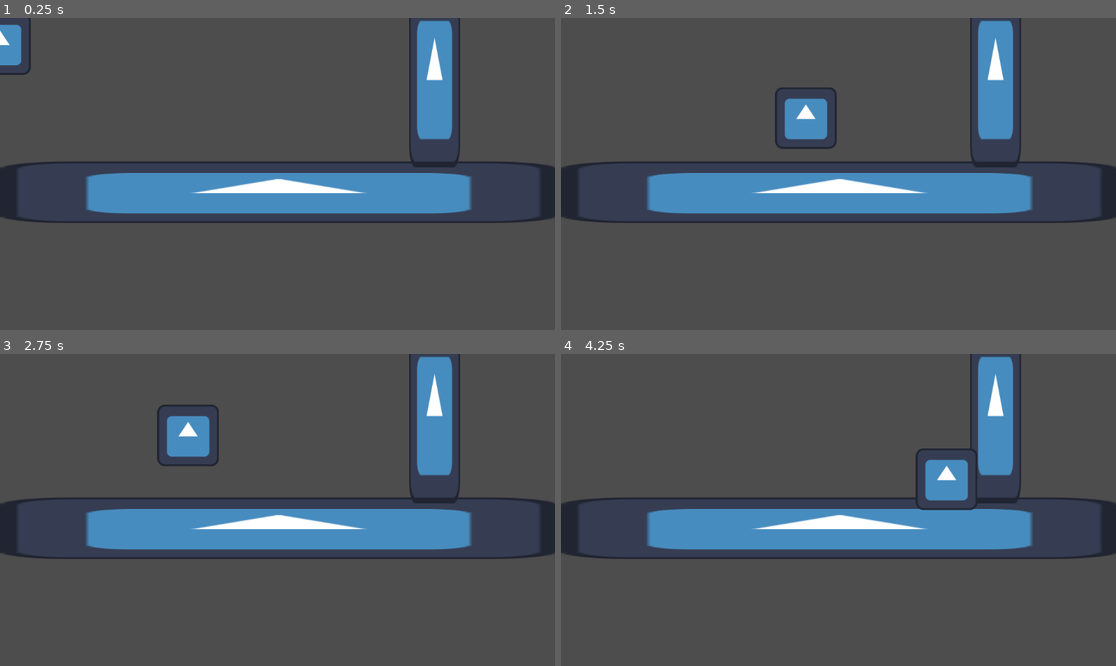
Above: before the commit, frames 1-4 (two rows, left to right).
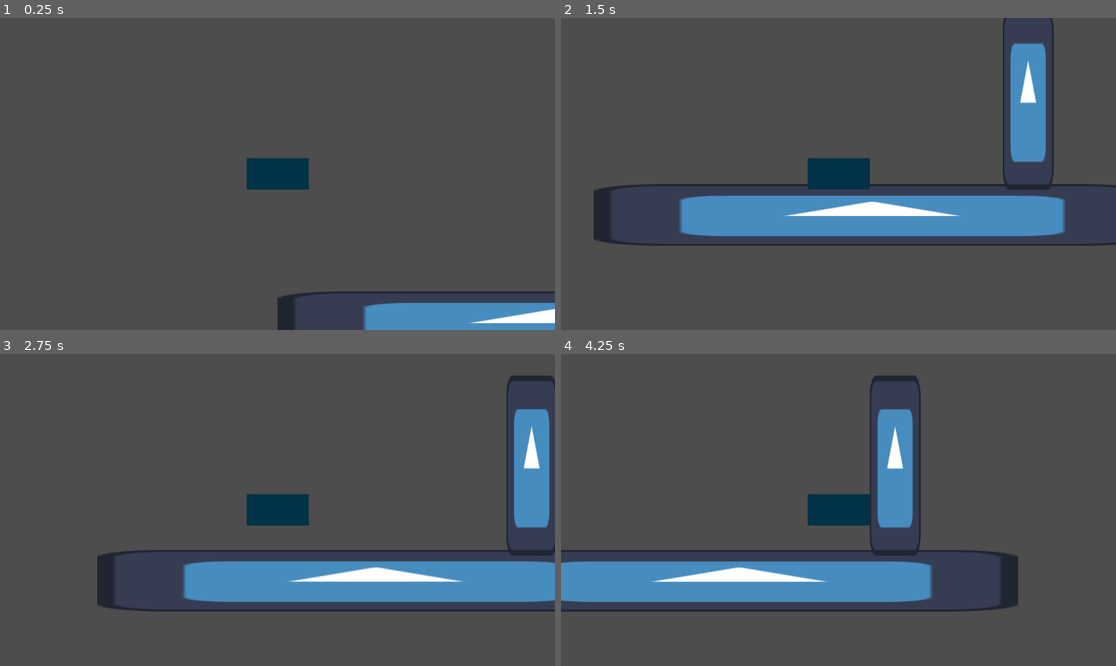
Above: after the commit, the same moments.

Repository: eagle3050/Jeff_the_land_shark_game
Game: Godot game, scene res://main.tscn
Two runs of this game, one before a commit and one after it. Both use one fixed random seed, a clock stepped at 60 frames per second and the inputs below. The engine's default icon, where the game draws it, is replaced by a stand-in: a white triangle on a blue panel in a dark square.
Inputs:
- Up to frame 1 (0.25 s): no input
- Up to frame 2 (1.5 s): hold D (right) from 0.53 s (still down); tap Shift (shark_mode) at 0.6 s; tap Space (jump) at 0.77, 0.8, 1.07, 1.35 s
- Up to frame 3 (2.75 s): tap Space (jump) at 1.52, 1.82, 2.3 s; tap Shift (shark_mode) at 1.55, 2.1 s; release D (right) at 2.03 s; hold A (left) from 2.03 s (still down)
- Up to frame 4 (4.25 s): release A (left) at 2.78 s; hold D (right) from 2.78 s (still down); tap Shift (shark_mode) at 2.85 s; tap Space (jump) at 3.02, 3.32, 3.6, 3.77, 4.07 s

The runs differ from the first frame. In frame 1, 19% of the frame differs, in the area x 0-100%, y 0-100%; in frame 2, 21%; in frame 3, 29%, in the area x 0-100%, y 0-83%; in frame 4, 28%.

Commit message:
95% done with wall swim
Added wall swim but without the falling = back to normal shark, changed jeff colour

Diff:
--- a/jeff.gd
+++ b/jeff.gd
@@ -2,7 +2,7 @@
 
 
 var speed = 300.0
-var jump_height = -500.0
+var jump_height = -550.0
 var can_shark_mode = true
 var in_shark_mode = false
 var on_wall = false
@@ -26,7 +26,7 @@
 
 	var direction_on_wall := Input.get_axis("up", "down")
 
-	if direction_on_wall:
+	if direction_on_wall and is_on_wall() and in_shark_mode:
 		velocity.y = direction_on_wall * speed
 		move_and_slide()
 
@@ -39,25 +39,39 @@
 
 	elif not is_on_wall() and not in_shark_mode:
 		on_wall = false
+	elif not is_on_wall() and in_shark_mode:
+		on_wall = false
+	#if not is_on_wall() and not is_on_ceiling() and not is_on_floor() and in_shark_mode:
+		#print("AHH")
+		#await get_tree().create_timer(1).timeout
+		#exit_shark_mode()
 
 func jump():
-	velocity.y = jump_height
+	if is_on_floor():
+		velocity.y = jump_height
 
 func enter_shark_mode():
+
 	can_shark_mode = false
 	in_shark_mode = true
 	speed = 800
-	scale.y = 0.2
+	scale.y = 0.6
+	scale.x = 0.2
 	$SharkModeDur.start()
 
 
 func exit_shark_mode():
+	#print("exited")
 	jump()
+	on_wall = false
 	in_shark_mode = false
 	can_shark_mode = true
 	speed = 500
 	scale.y = 1.0
+	scale.x = 1.0
 
 
 func _on_shark_mode_dur_timeout() -> void:
+	print("extied")
 	exit_shark_mode()
+	$SharkModeDur.stop()
--- a/jeff.tscn
+++ b/jeff.tscn
@@ -4,19 +4,31 @@
 [ext_resource type="Texture2D" uid="uid://q6h5rxblnfhe" path="res://icon.svg" id="1_toc0c"]
 
 [sub_resource type="RectangleShape2D" id="RectangleShape2D_toc0c"]
-size = Vector2(98, 97)
+size = Vector2(128.5, 64.5)
 
 [node name="Jeff" type="CharacterBody2D"]
 script = ExtResource("1_ewpx7")
 
+[node name="ColorRect" type="ColorRect" parent="."]
+offset_left = -64.0
+offset_top = -33.0
+offset_right = 65.0
+offset_bottom = 32.0
+color = Color(1.3235956e-07, 0.19938311, 0.27849513, 1)
+
 [node name="Sprite2D" type="Sprite2D" parent="."]
+visible = false
+position = Vector2(0, -1)
+scale = Vector2(1, 0.5)
 texture = ExtResource("1_toc0c")
 
 [node name="CollisionShape2D" type="CollisionShape2D" parent="."]
-position = Vector2(0, 0.5)
+position = Vector2(0.75, -0.25)
 shape = SubResource("RectangleShape2D_toc0c")
 
 [node name="SharkModeDur" type="Timer" parent="."]
 wait_time = 3.5
 
+[node name="Camera2D" type="Camera2D" parent="."]
+
 [connection signal="timeout" from="SharkModeDur" to="." method="_on_shark_mode_dur_timeout"]
